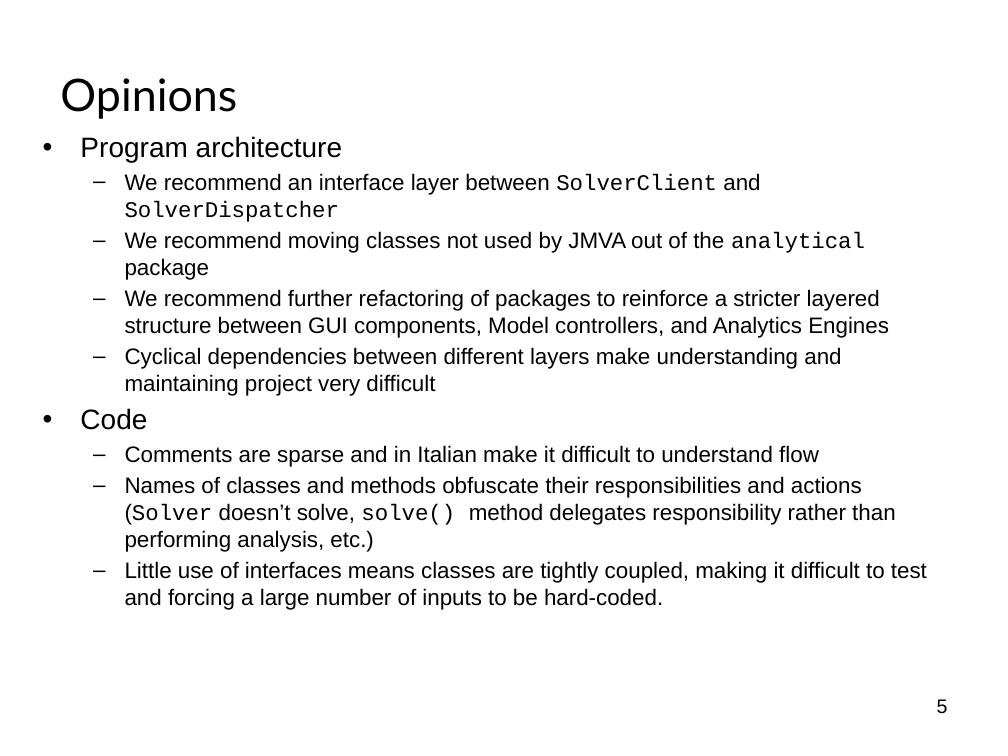
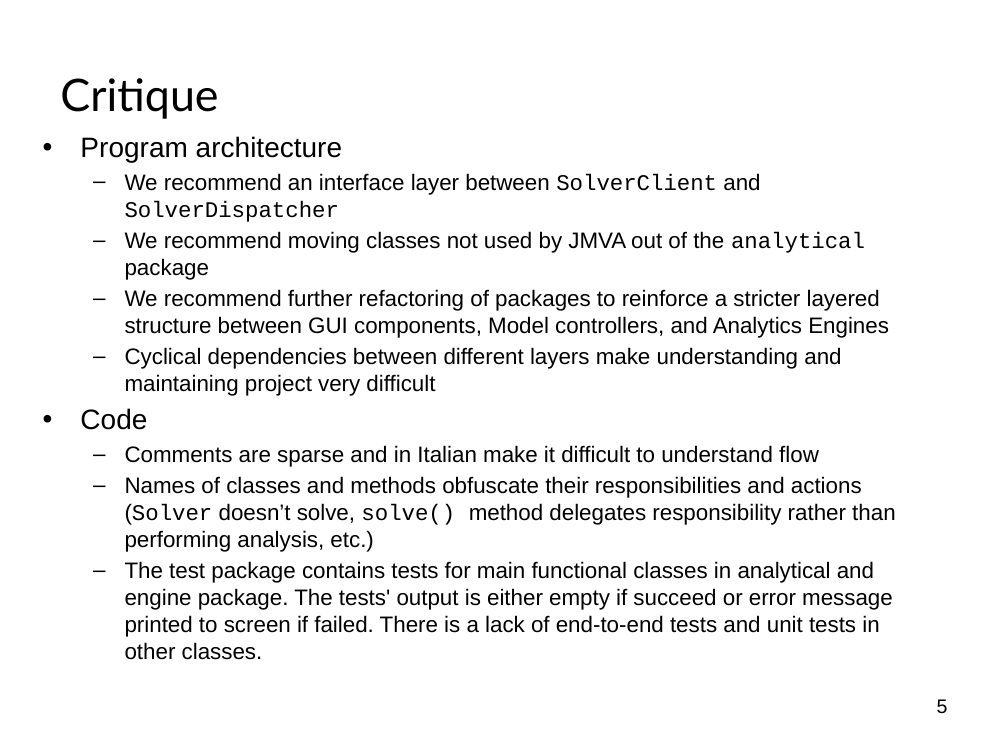
Before and after one commit to pavelgrib/SE_CW1, a slide deck: slide 7 of jmva_presentation.pptx (slide 6 before the commit). Drawn at 1008x756 pixels with LibreOffice and Linux fonts; fonts in the diff are those of the drawing; background and template pictures are left out. Boxes give left, top, right and bottom in pixels: in the first picture for what was removed or moved away, otherwise in the second. Text is boxed around its words. In the diff, an @@ line names an element or a change of style, - is before the commit and + after.

```diff
--- a/jmva_presentation.pptx
+++ b/jmva_presentation.pptx
@@ title at (60,78,218,119): text changed @@
-Opinions
+Critique
@@ text at (125,561,893,660): text changed @@
-  – Little use of interfaces means classes are tightly coupled, making it difficult to test and forcing a large number of inputs to be hard-coded.
+  – The test package contains tests for main functional classes in analytical and engine package. The tests' output is either empty if succeed or error message printed to screen if failed. There is a lack of end-to-end tests and unit tests in other classes.
```
Also in this commit, not shown: 1 other slide changed, 1 slide added.
